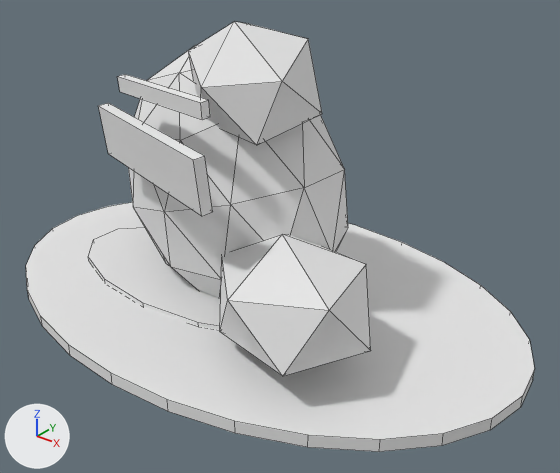
Before and after pictures for a commit that changed the FBX model SourceAssets/Exports/Props/Giants/BloodAxe/PathMarkers/SM_GIA_BloodAxeCairnPathMarker_A01/SM_GIA_BloodAxeCairnPathMarker_A01.fbx.
Camera for both pictures: a 50 mm lens placed at (230.0, -266.0, 205.0), pointed at (18.0, -2.0, 41.0). Every picture has the same lights, and +X, +Y and +Z are marked at lower left. The first picture is the older version. Mesh edges are drawn as thin lines.

The first picture shows 'LOD0_PathMarker_AshMudBase', 'LOD0_PathMarker_BloodAxeCloth_HangingRouteBeat', 'LOD0_PathMarker_MudScuff', 'LOD0_PathMarker_RawhideWrap_UnderCap', 'LOD0_PathMarker_Stone_LeaningPrimary', 'LOD0_PathMarker_Stone_OffsetCap', 'LOD0_PathMarker_Stone_SunkFootRight'.
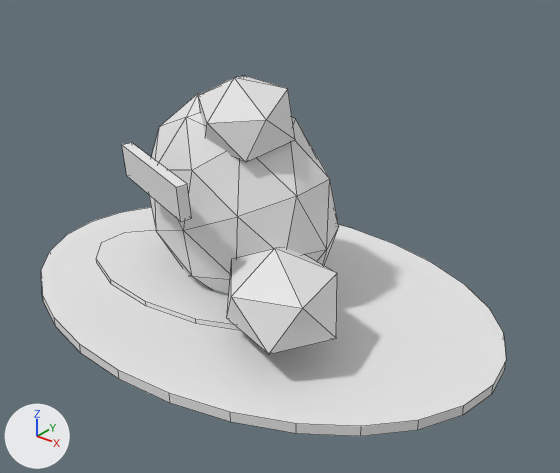
Edits to the bpy script that builds the scene:
```text
Change me_cylinder_084:
    remove me_cylinder_084.from_pydata(...)  # 56 vertices, 30 faces; spans x -145.0..145.0, y -96.0..96.0, z -3.0..3.0
    add me_cylinder_084.from_pydata(...)  # 56 vertices, 30 faces; spans x -132.0..132.0, y -92.0..92.0, z -2.0..2.0
    me_cylinder_084 part 2: the whole mesh is scaled about its middle by (0.91, 0.958, 0.833)
Change me_icosphere_169:
    remove me_icosphere_169.from_pydata(...)  # 42 vertices, 80 faces; spans x -66.1..66.1, y -43.8..43.8, z -67.6..67.6
    add me_icosphere_169.from_pydata(...)  # 42 vertices, 80 faces; spans x -57.4..57.4, y -37.9..37.9, z -57.4..57.4
    me_icosphere_169 part 1: the whole mesh is multiplied about its middle by the matrix ((0.845, -0.026, -0.082), (0.025, 0.863, -0.019), (0.099, 0.018, 0.827))
Add me_cube_095:
    me_cube_095.from_pydata([(-29.8, 8.8, -8.2), (-30.2, 7.7, 7.8), (-28.1, 13.5, -7.8), (-28.5, 12.4, 8.2), (28.5, -12.4, -8.2), (28.1, -13.5, 7.8), (30.2, -7.7, -7.8), (29.8, -8.8, 8.2)], [], [(0, 1, 3, 2), (2, 3, 7, 6), (6, 7, 5, 4), (4, 5, 1, 0), (2, 6, 4, 0), (7, 3, 1, 5)])
    me_cube_095.materials.append(mat_m_gia_bloodaxecairnvariants_vertexcolor_a01)  # white #e7e7e7
Remove ob_lod0_pathmarker_stone_offsetcap:
    ob_lod0_pathmarker_stone_offsetcap = bpy.data.objects.new('LOD0_PathMarker_Stone_OffsetCap', me_icosphere_172)
Remove ob_lod0_pathmarker_stone_sunkfootright:
    ob_lod0_pathmarker_stone_sunkfootright = bpy.data.objects.new('LOD0_PathMarker_Stone_SunkFootRight', me_icosphere_171)
Remove ob_lod0_pathmarker_rawhidewrap_undercap:
    ob_lod0_pathmarker_rawhidewrap_undercap = bpy.data.objects.new('LOD0_PathMarker_RawhideWrap_UnderCap', me_cube_094)
Change ob_lod0_pathmarker_stone_leaningprimary:
    ob_lod0_pathmarker_stone_leaningprimary.location: (-17.5, 4.4, 58.0) -> (-15.0, 5.8, 48.0)
Remove ob_lod0_pathmarker_bloodaxecloth_hangingroutebeat:
    ob_lod0_pathmarker_bloodaxecloth_hangingroutebeat = bpy.data.objects.new('LOD0_PathMarker_BloodAxeCloth_HangingRouteBeat', me_cube_093)
Add ob_lod0_pathmarker_stone_smalldirectioncap:
    ob_lod0_pathmarker_stone_smalldirectioncap = bpy.data.objects.new('LOD0_PathMarker_Stone_SmallDirectionCap', me_icosphere_172_1)  # 12 vertices, 20 faces; spans x -26.9..26.9, y -23.8..23.8, z -19.2..19.2; in mat_m_gia_bloodaxecairnvariants_vertexcolor_a01 (white #e7e7e7)
    ob_lod0_pathmarker_stone_smalldirectioncap.location = (-1.0, -3.9, 98.0)
Add ob_lod0_pathmarker_bloodaxecloth_smalltrailbeat:
    ob_lod0_pathmarker_bloodaxecloth_smalltrailbeat = bpy.data.objects.new('LOD0_PathMarker_BloodAxeCloth_SmallTrailBeat', me_cube_095)
    ob_lod0_pathmarker_bloodaxecloth_smalltrailbeat.location = (-17.9, -47.1, 76.0)
Add ob_lod0_pathmarker_stone_trailfootright:
    ob_lod0_pathmarker_stone_trailfootright = bpy.data.objects.new('LOD0_PathMarker_Stone_TrailFootRight', me_icosphere_171_1)  # 12 vertices, 20 faces; spans x -34.4..34.4, y -29.7..29.7, z -22.7..22.7; in mat_m_gia_bloodaxecairnvariants_vertexcolor_a01 (white #e7e7e7)
    ob_lod0_pathmarker_stone_trailfootright.location = (41.7, -31.0, 30.0)
```

Pixel boxes [x1, y1, x2, y2] of what changed, in the pictures (560 x 473 px):
'LOD0_PathMarker_AshMudBase', rescaled (9% narrower, 8% shorter)
    before: [26, 202, 535, 452]
    after: [41, 207, 506, 436]
'LOD0_PathMarker_Stone_LeaningPrimary', reshaped, moved (14% narrower, 20% shorter)
    before: [128, 45, 348, 298]
    after: [149, 94, 339, 295]
'LOD0_PathMarker_Stone_SunkFootRight', deleted
    before: [220, 234, 371, 376]
'LOD0_PathMarker_Stone_OffsetCap', deleted
    before: [188, 22, 322, 145]
'LOD0_PathMarker_Stone_TrailFootRight', added
    after: [227, 248, 337, 354]
'LOD0_PathMarker_Stone_SmallDirectionCap', added
    after: [198, 76, 295, 162]
'LOD0_PathMarker_BloodAxeCloth_HangingRouteBeat', deleted
    before: [98, 103, 213, 216]
'LOD0_PathMarker_BloodAxeCloth_SmallTrailBeat', added
    after: [122, 142, 191, 222]
'LOD0_PathMarker_RawhideWrap_UnderCap', deleted
    before: [118, 74, 210, 120]
